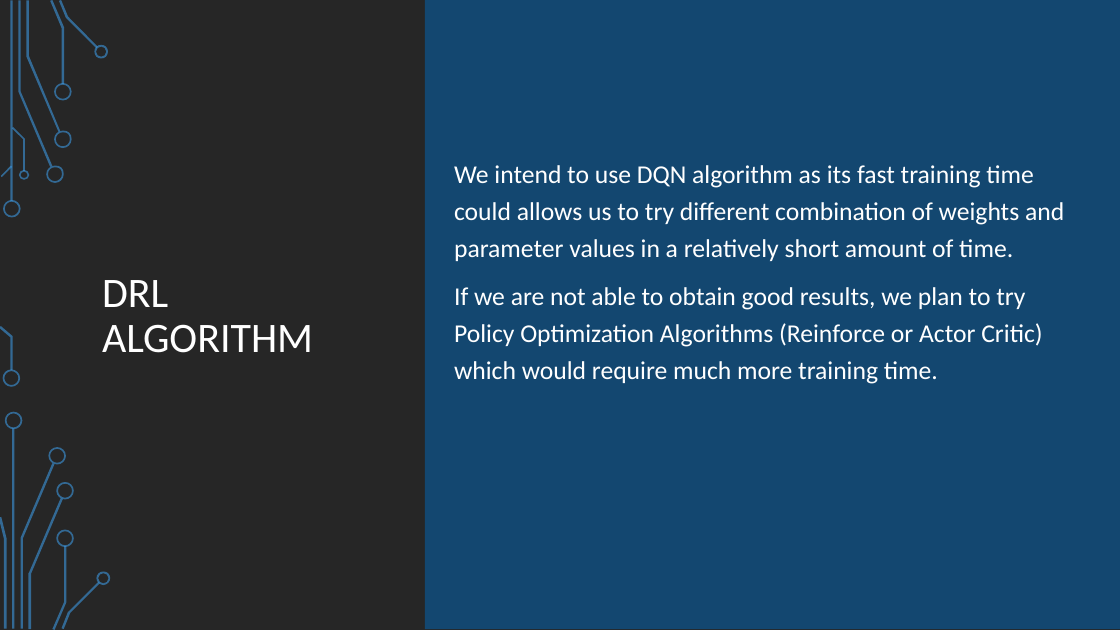
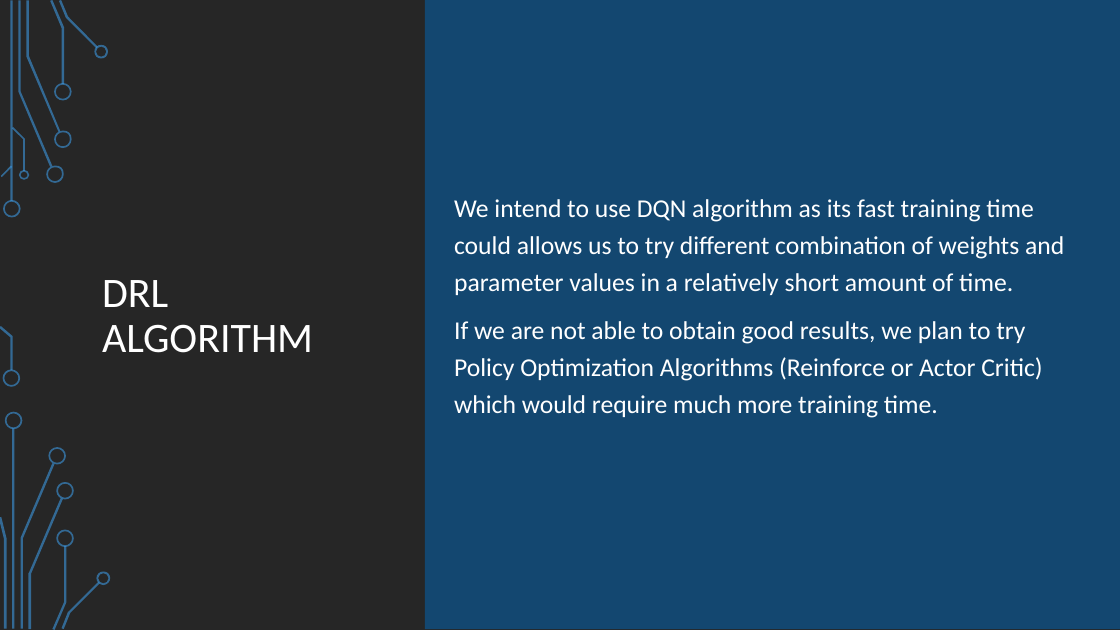
Before and after one commit to SSimuzzz/MobileRobotNavigation, a slide deck: slide 5 of Mini-Project/GroupK.pptx. Drawn at 1120x630 pixels with LibreOffice and Linux fonts; fonts in the diff are those of the drawing; background and template pictures are left out. Boxes give left, top, right and bottom in pixels: in the first picture for what was removed or moved away, otherwise in the second. Text is boxed around its words. In the diff, an @@ line names an element or a change of style, - is before the commit and + after.

```diff
--- a/Mini-Project/GroupK.pptx
+++ b/Mini-Project/GroupK.pptx
@@ text "We intend to use DQN ...": place and size @@
-text "We intend to use DQN ..." at [454, 165, 1064, 384]
+text "We intend to use DQN ..." at [454, 199, 1064, 418]
```
Also in this commit, not shown: 5 other slides changed.
